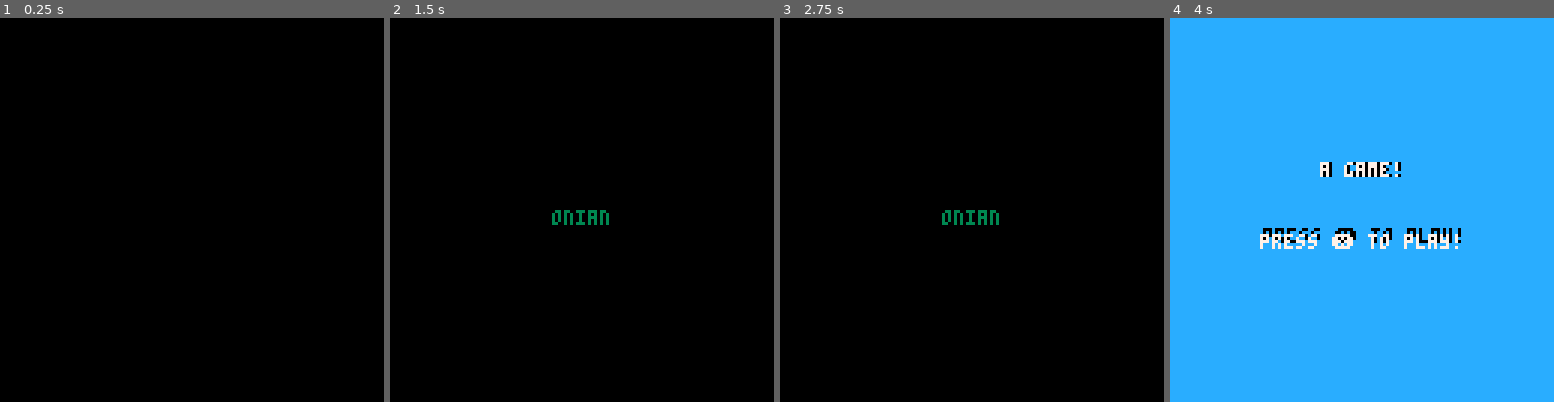
Above: before the commit, frames 1-4 (left to right).
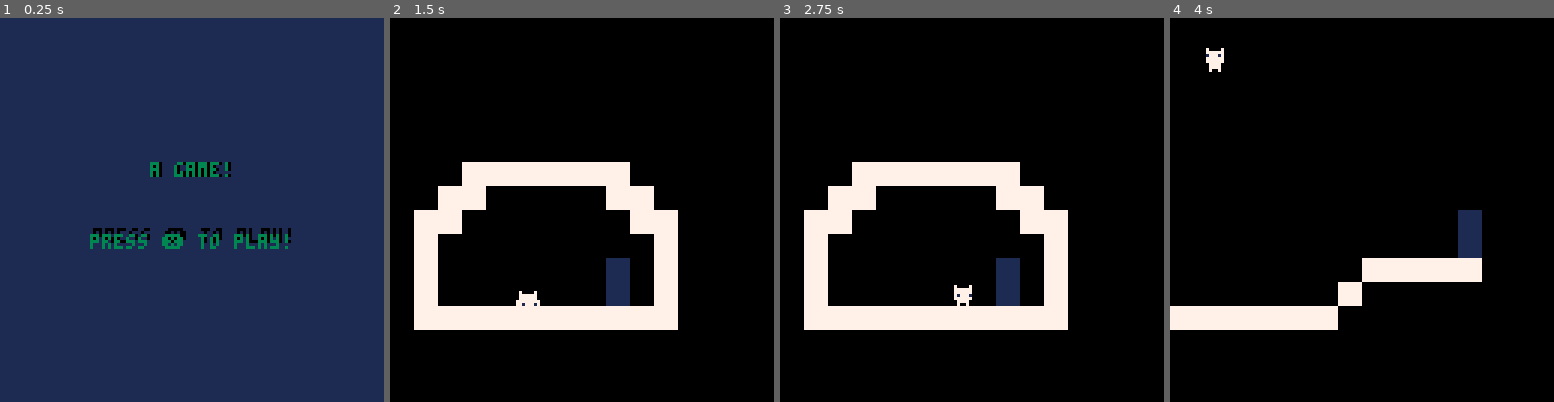
Above: after the commit, the same moments.

Repository: aadhyap/platformer
Game: PICO-8 cartridge platformer-game.p8
The game is run twice, just before and just after one commit, with the same random seed, the same clock (stepped at 60 frames per second) and the same inputs.
Inputs:
- Up to frame 1 (0.25 s): no input
- Up to frame 2 (1.5 s): tap X (X key) at 0.33, 1.07 s; tap O (Z key) at 0.7 s
- Up to frame 3 (2.75 s): hold Right 1.6-2.1 s; tap O (Z key) at 1.7, 2.1, 2.5 s; tap X (X key) at 1.85 s; hold Up 2.15-2.42 s; hold Right from 2.47 s (still down)
- Up to frame 4 (4 s): tap O (Z key) at 2.9, 3.3, 3.7 s; tap X (X key) at 2.97 s; release Right at 3.03 s; hold Left 3.08-3.58 s

The runs differ from the first frame. In frame 1, 99% of the frame differs, in the area x 0-100%, y 0-100%; in frame 2, 14%; in frame 3, 14%; in frame 4, 99%.

Commit message:
title screen color changes

Diff:
--- a/platformer-game.p8
+++ b/platformer-game.p8
@@ -4,7 +4,7 @@
 --init file
 
 function _init()
-	intro()
+--	intro()
 	state = "menu"
 end
 
@@ -44,16 +41,18 @@
 
 function menu_draw()
 --clear screen with blue
-cls(12)
+cls(1)
 
 --title + shadow
 print("a game!", 51, 48, 0)
-print("a game!", 50, 48, 7)
+print("a game!", 50, 48, 3)
 
 
 --instructions + shadow
-print("press ❎ to play!", 31,70,0)
-print("press ❎ to play!", 30,72,7)
+print("press ❎ to play!", 31,
+70,0)
+print("press ❎ to play!", 30,
+72,3)
 
 end
 -->8
